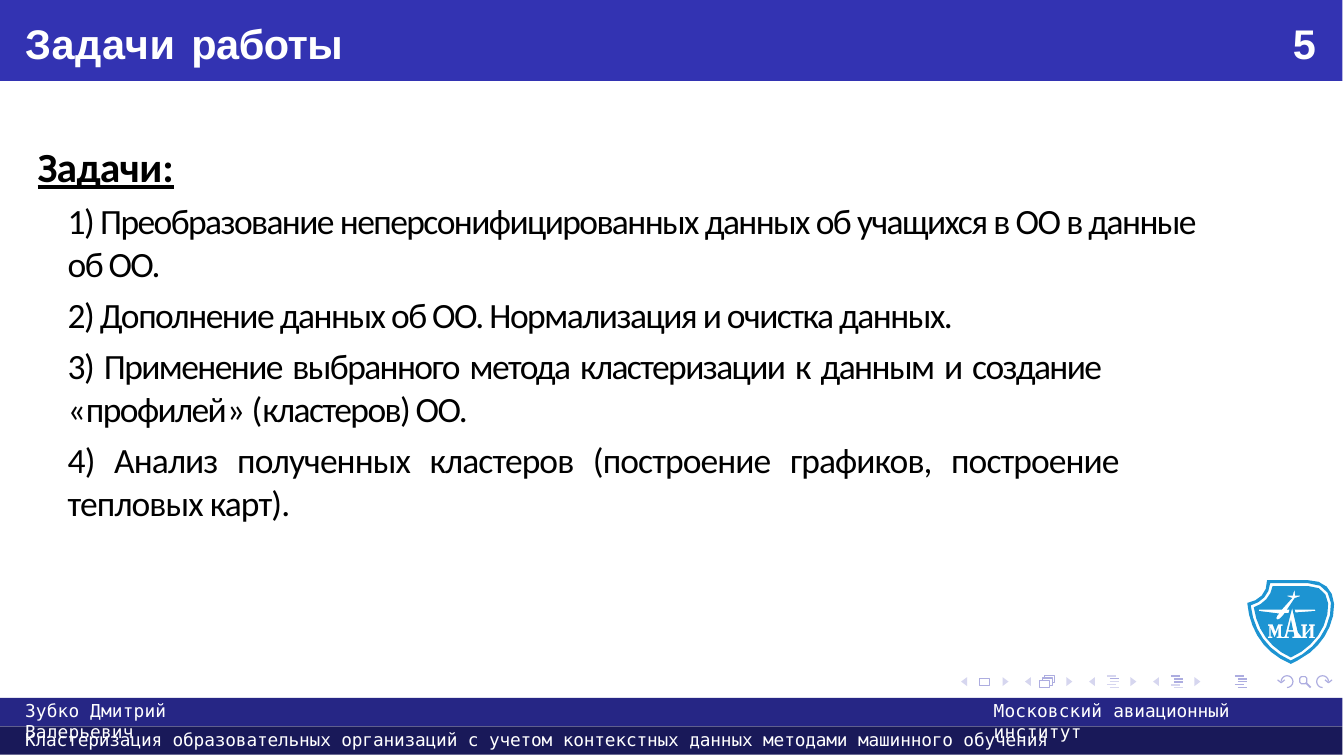
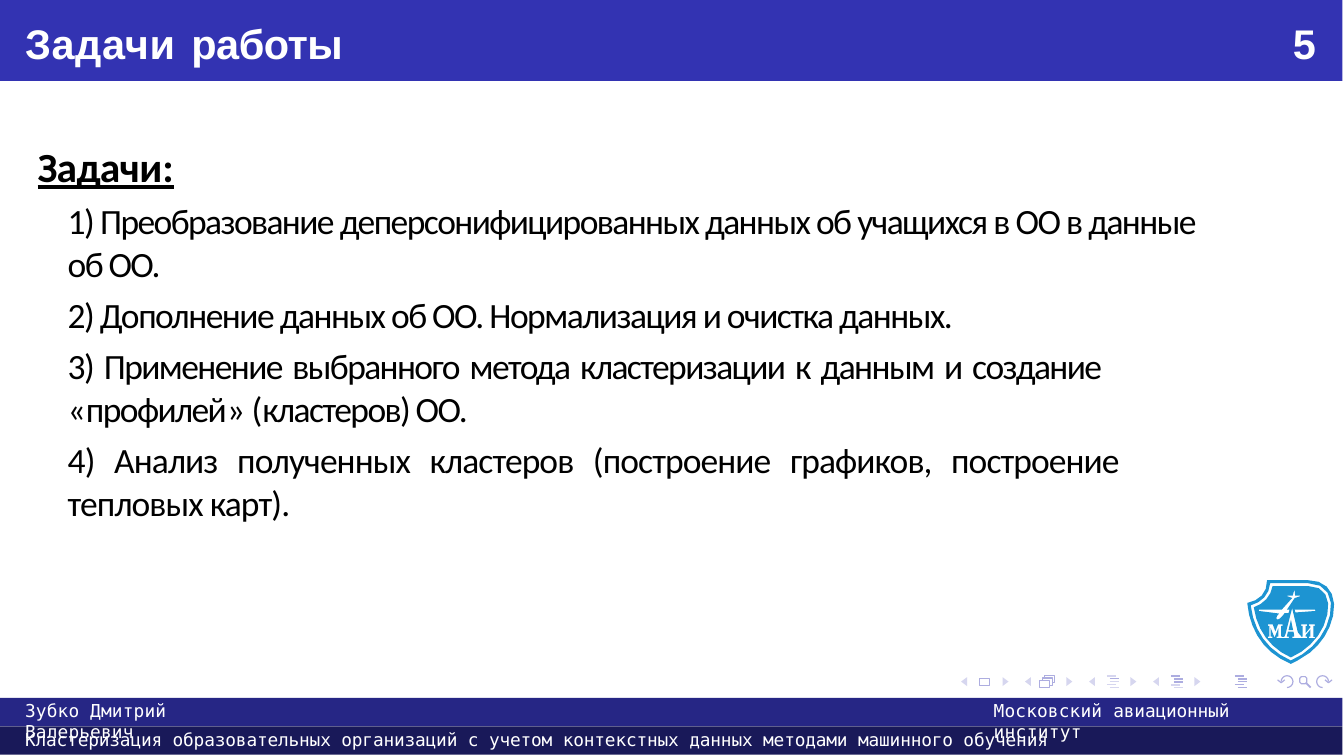
Before and after one commit to usernameMAI/diploma, a slide deck: slide 5 of Презентация.pptx. Drawn at 1344x756 pixels with LibreOffice and Linux fonts; fonts in the diff are those of the drawing. Boxes give left, top, right and bottom in pixels: in the first picture for what was removed or moved away, otherwise in the second. Text is boxed around its words. In the diff, an @@ line names an element or a change of style, - is before the commit and + after.

```diff
--- a/Презентация.pptx
+++ b/Презентация.pptx
@@ text at bbox=[68, 208, 1196, 278]: text changed @@
-1) Преобразование неперсонифицированных данных об учащихся в ОО в данные об ОО.
+1) Преобразование деперсонифицированных данных об учащихся в ОО в данные об ОО.
```
Also in this commit, not shown: 19 other slides changed, 4 slides added, 2 other files.
